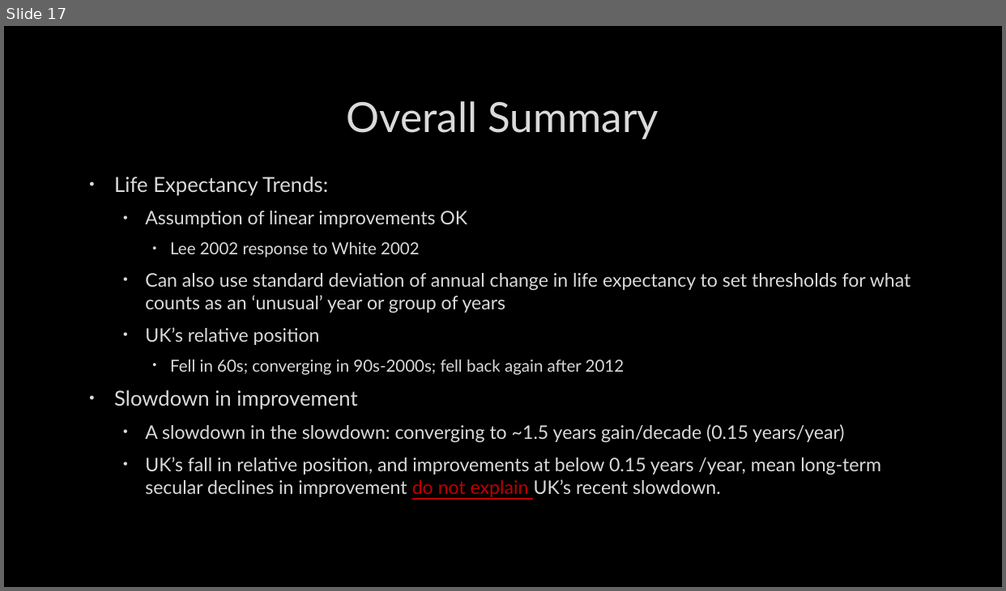
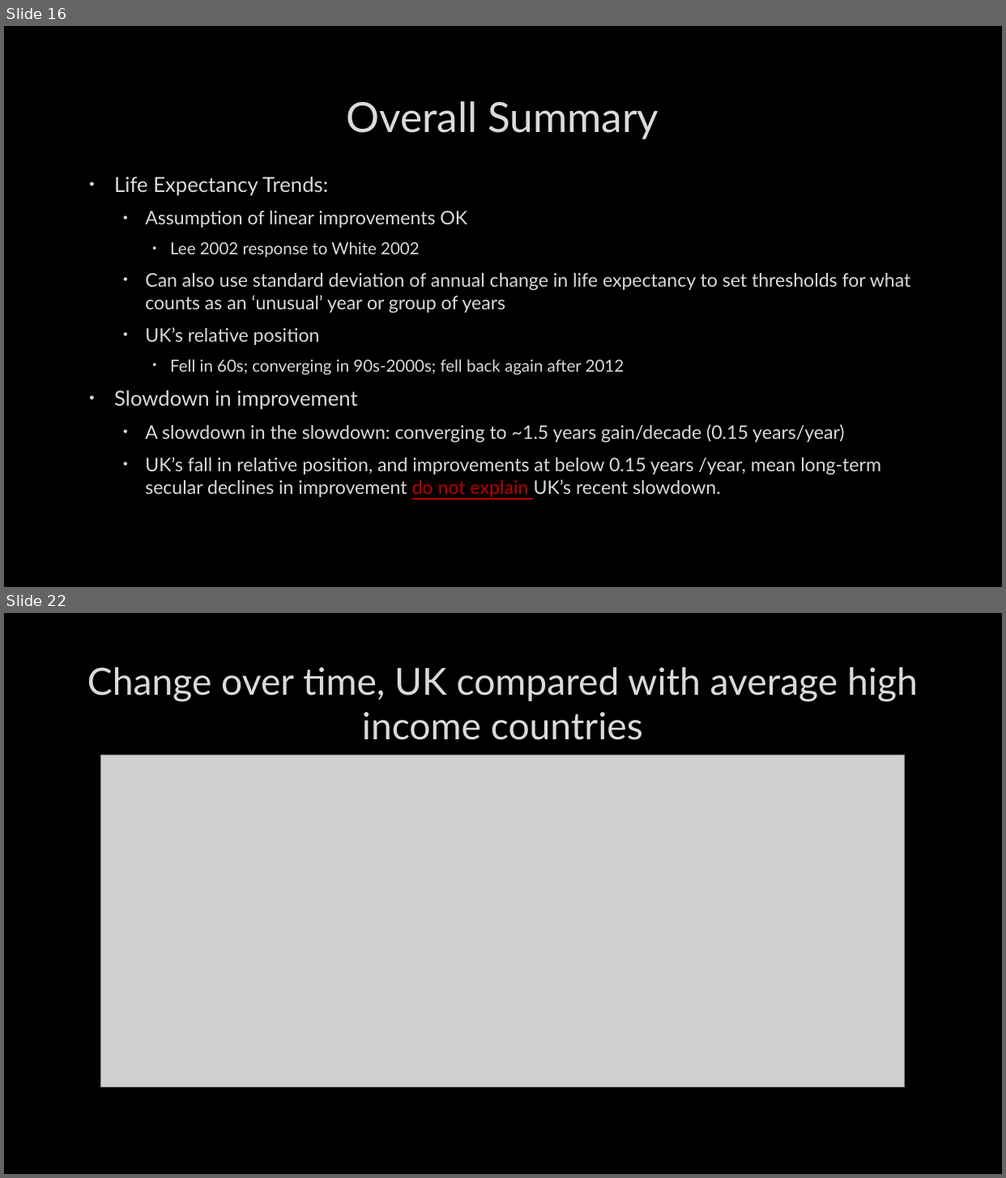
Before and after one commit to JonMinton/life_expectancy_limits, a slide deck: presentation/UK’s recent life expectancy slowdown.pptx. Shown one above the other, each under a label of ours: slide 17 before the commit, slides 16 and 22 after it; the slides between them are not shown. The pictures are 1006x591 and 1006x1178 pixels, drawn with LibreOffice and Linux fonts; fonts in the diff are those of the drawing; grey boxes stand for pictures; background and template pictures are left out. Boxes give left, top, right and bottom in pixels: in the first picture for what was removed or moved away, otherwise in the second. Text is boxed around its words. In the diff, an @@ line names an element or a change of style, - is before the commit and + after.

Commit message:
amend figures; add figures to presentation

```diff
--- a/presentation/UK’s recent life expectancy slowdown.pptx
+++ b/presentation/UK’s recent life expectancy slowdown.pptx
@@ slide 22 added at [4,613,1002,1174], background picture (left out) @@
@@ title added at [87,667,918,740], 36 pt, text #DADADA @@
+Change over time, UK compared with average high income countries
@@ picture added at [101,755,905,1087] @@
@@ what was slide 17 is now slide 16 @@
```
Also in this commit, not shown: 7 slides changed, 7 other slides added, 1 slide removed, 9 other files.
